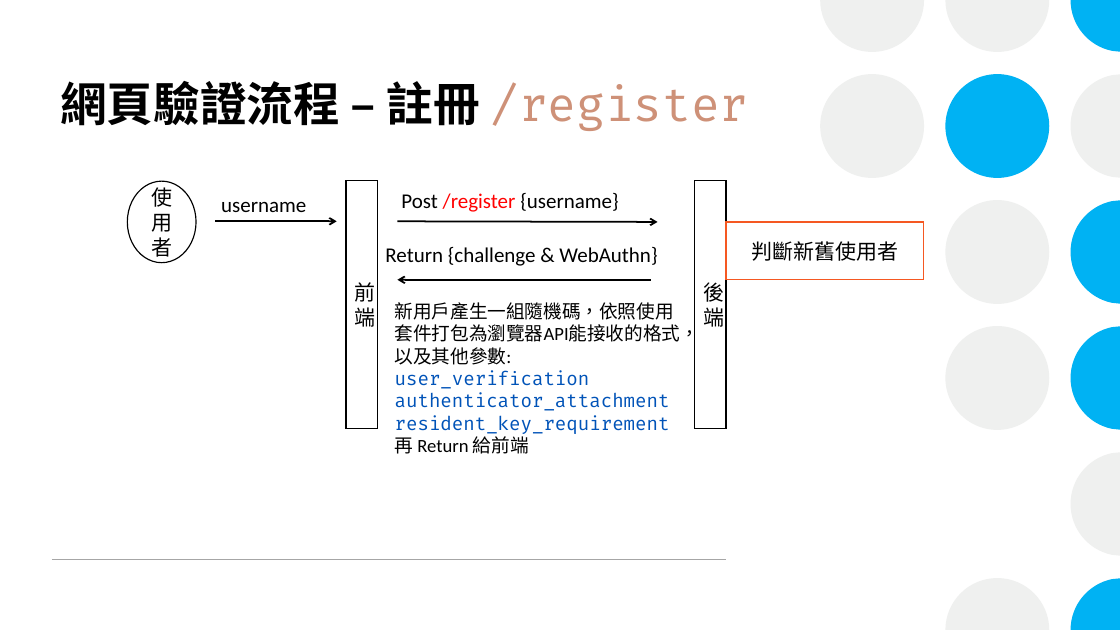
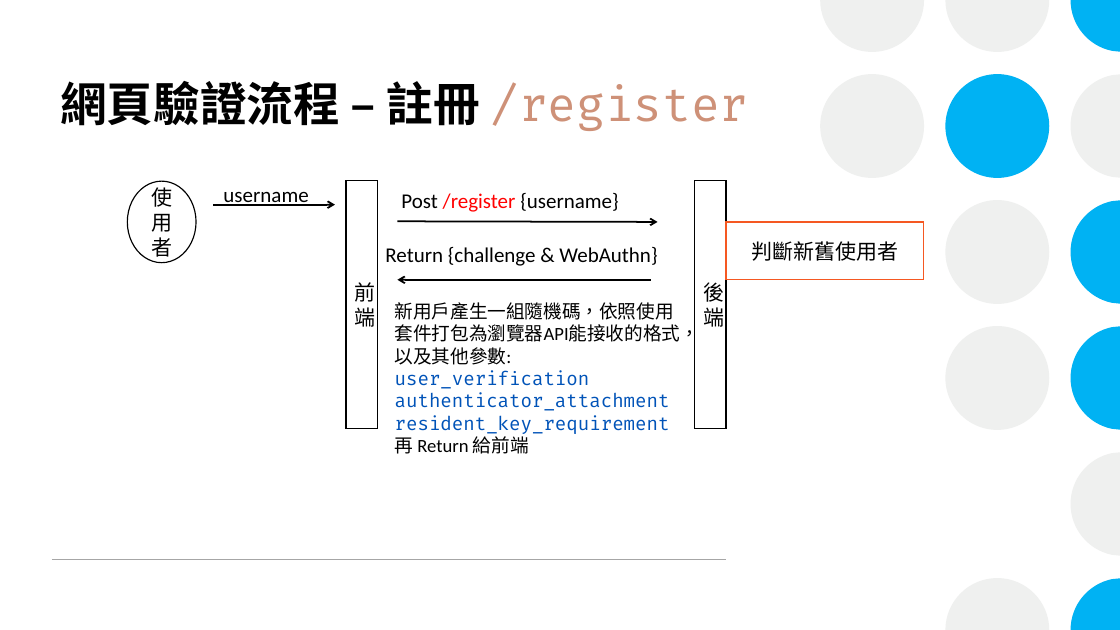
Before and after one commit to xiangerwu/Homework_Fido2, a slide deck: slide 4 of Yubico_Fido2_Demo介紹.pptx. Drawn at 1120x630 pixels with LibreOffice and Linux fonts; fonts in the diff are those of the drawing. Boxes give left, top, right and bottom in pixels: in the first picture for what was removed or moved away, otherwise in the second. Text is boxed around its words. In the diff, an @@ line names an element or a change of style, - is before the commit and + after.

```diff
--- a/Yubico_Fido2_Demo介紹.pptx
+++ b/Yubico_Fido2_Demo介紹.pptx
@@ text "username" rewrapped from <box>221,201,306,212</box> to <box>223,191,308,206</box> @@
@@ arrow moved from (215, 221) - (337, 221) to (213, 205) - (335, 205) @@
```
Also in this commit, not shown: 6 other slides changed, 2 slides added, 1 other file.
